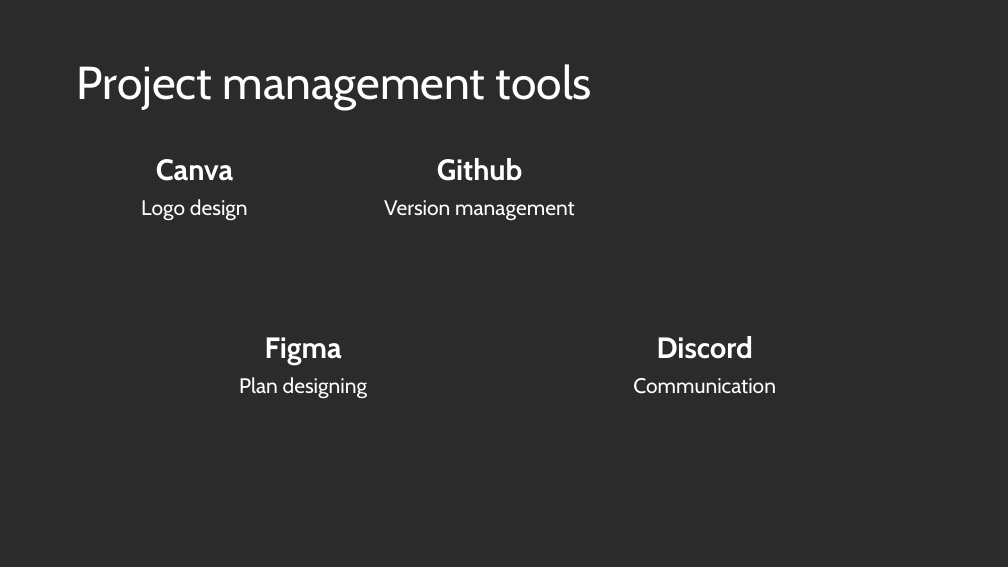
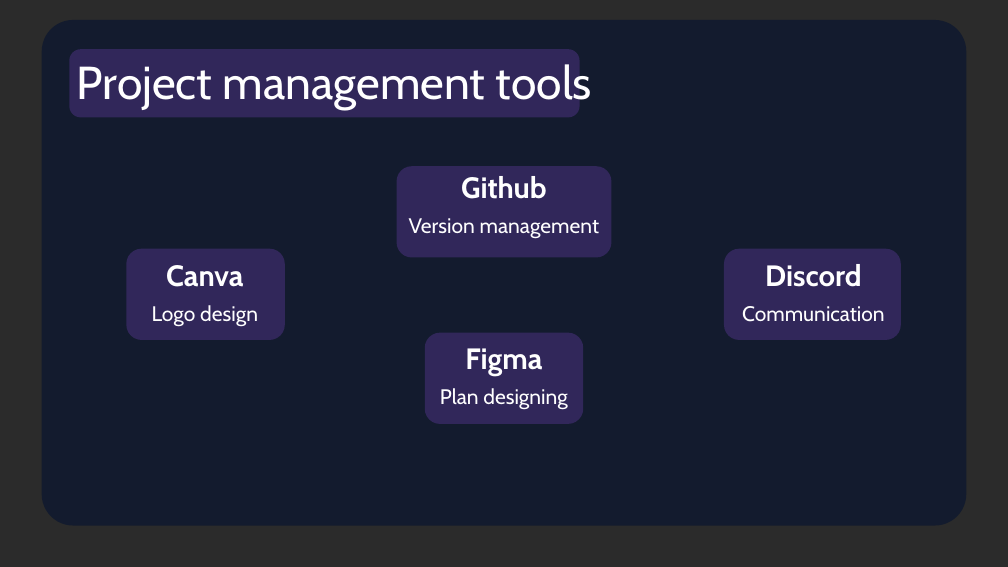
Before and after one commit to pollak-vizsgaremek/Bellora, a slide deck: slide 5 of docs/Bellora.pptx. Drawn at 1008x567 pixels with LibreOffice and Linux fonts; fonts in the diff are those of the drawing; background and template pictures are left out; a plain dark background stands for a picture behind light text. Boxes give left, top, right and bottom in pixels: in the first picture for what was removed or moved away, otherwise in the second. Text is boxed around its words. In the diff, an @@ line names an element or a change of style, - is before the commit and + after.

```diff
--- a/docs/Bellora.pptx
+++ b/docs/Bellora.pptx
@@ rounded rectangle added at (42,20,966,526), fill #111A2F at 90% opacity @@
@@ rounded rectangle added at (70,49,580,117), fill #31275A @@
@@ text "Github": place and size @@
-text "Github" at (384,158,574,221)
+text "Github" at (409,176,599,239)
@@ rounded rectangle added at (397,166,612,258), fill #31275A @@
@@ text "Canva": place and size @@
-text "Canva" at (141,159,248,221)
+text "Canva" at (152,265,258,327)
@@ rounded rectangle added at (126,249,285,340), fill #31275A @@
@@ text "Discord": place and size @@
-text "Discord" at (633,336,776,394)
+text "Discord" at (742,264,885,322)
@@ rounded rectangle added at (724,249,901,340), fill #31275A @@
@@ text "Figma": place and size @@
-text "Figma" at (239,337,367,399)
+text "Figma" at (440,348,567,410)
@@ rounded rectangle added at (425,333,584,424), fill #31275A @@
```
Also in this commit, not shown: 7 other slides changed.
